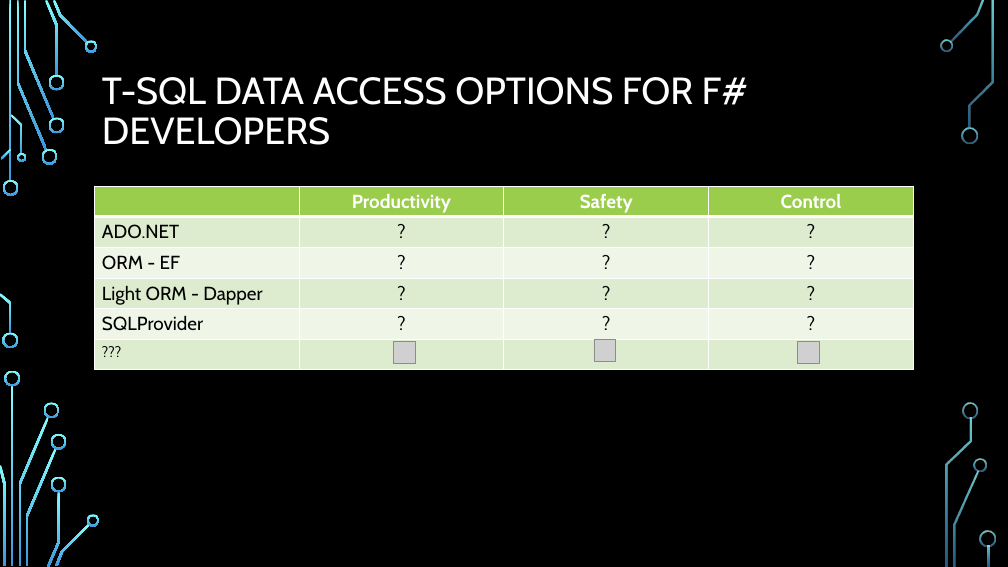
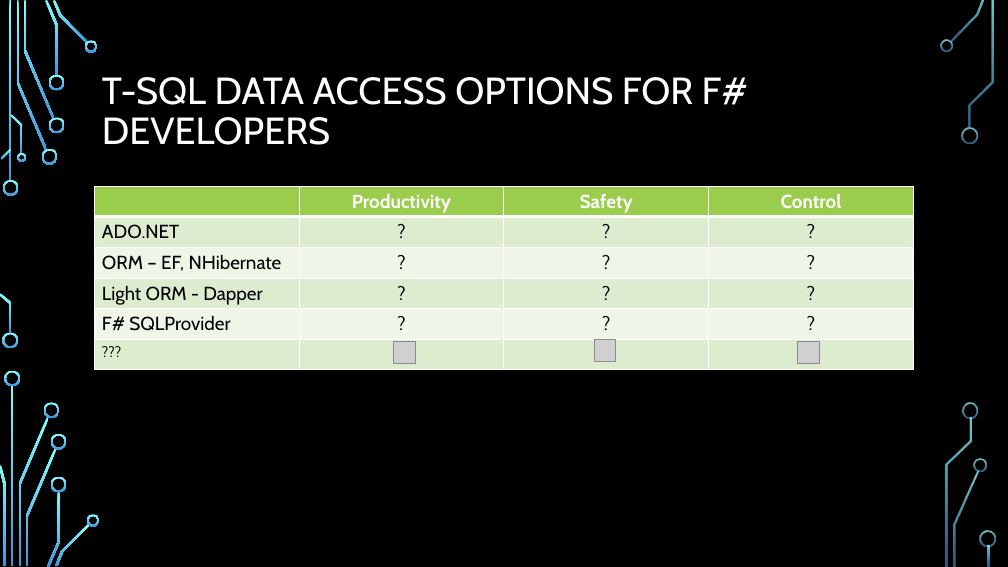
Before and after one commit to dmitry-a-morozov/Presentations, a slide deck: slide 8 of SF FSharp UG. 2015-04-28/slides.pptx. Drawn at 1008x567 pixels with LibreOffice and Linux fonts; fonts in the diff are those of the drawing; grey boxes stand for pictures; background and template pictures are left out. Boxes give left, top, right and bottom in pixels: in the first picture for what was removed or moved away, otherwise in the second. Text is boxed around its words. In the diff, an @@ line names an element or a change of style, - is before the commit and + after.

Commit message:
minor

```diff
--- a/SF FSharp UG. 2015-04-28/slides.pptx
+++ b/SF FSharp UG. 2015-04-28/slides.pptx
@@ table at [95, 186, 914, 370] @@
-row 3, column 1: ORM - EF
+row 3, column 1: ORM – EF, NHibernate
-row 5, column 1: SQLProvider
+row 5, column 1: F# SQLProvider
```
Also in this commit, not shown: 1 other slide changed.
